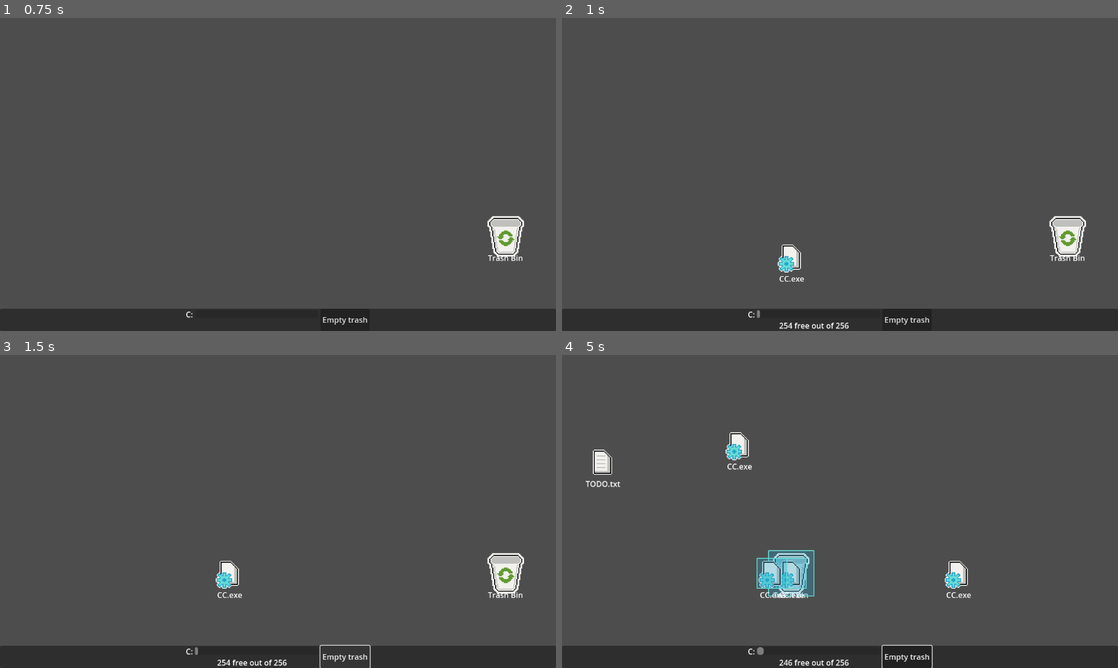
Above: before the commit, frames 1-4 (two rows, left to right).
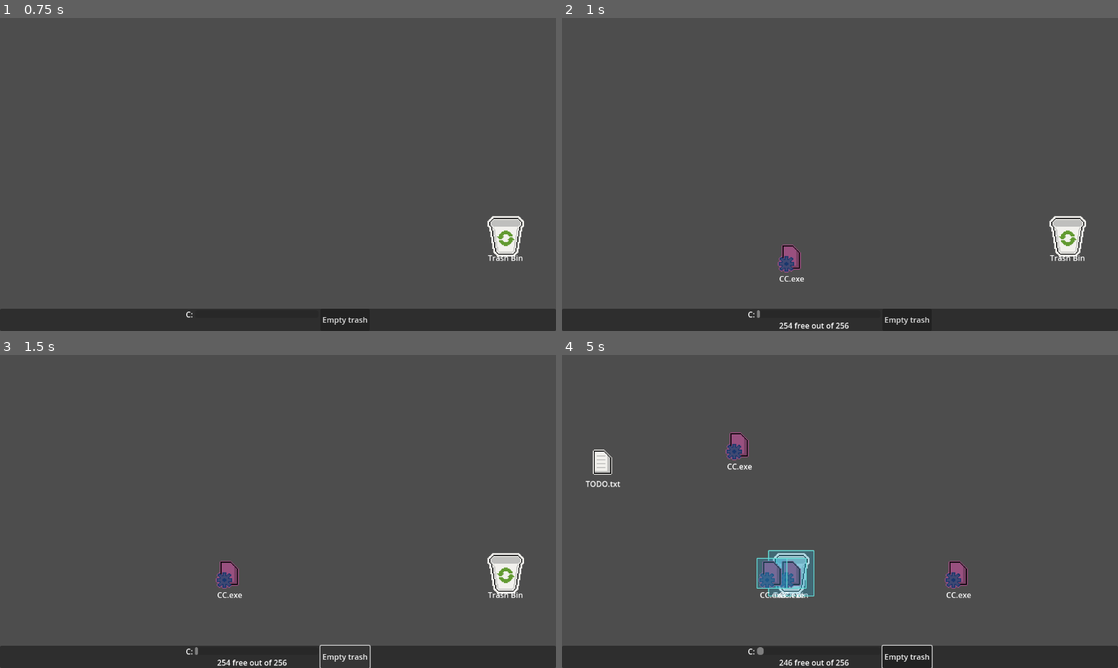
Above: after the commit, the same moments.

Repository: VileOar/ludum-dare-54
Game: Godot game, scene res://scenes/main.tscn
Same seed, same stepped clock (60 frames per second), same inputs: the game is played once before the commit and once after it.
Inputs (mouse positions are in pixels of both pictures, inside the frame that each line leads up to):
- Up to frame 1 (0.75 s): click "Ok" at 0.5 s
- Up to frame 2 (1 s): no input
- Up to frame 3 (1.5 s): click "Empty trash" at 1.25 s
- Up to frame 4 (5 s): click "Empty trash" at 2 s; click "Empty trash" at 2.75 s; tap Enter at 3.5 s; drag from (1067, 574) to (789, 574) at 3.52 s; drag from (728, 527) to (789, 574) at 4.27 s

Frame 1 is identical in both runs. In frame 2, 0.3% of the frame differs, in the area x 38-43%, y 72-82%; in frame 3, 0.3%; in frame 4, 1.1%, in the area x 29-73%, y 24-75%.

Commit message:
refactored corrupted folder; added modulate

Diff:
--- a/scripts/autoloads/global.gd
+++ b/scripts/autoloads/global.gd
@@ -19,6 +19,7 @@
 var bounds_rect : Rect2
 
 
+const EXPLODE_SPEED = 480.0
 
 const file_properties = {
 	FileTypes.NORMAL: [
--- a/scripts/autoloads/signal_manager.gd
+++ b/scripts/autoloads/signal_manager.gd
@@ -14,11 +14,10 @@
 
 ## Corrupted Files signals
 signal change_spawn_time(time)
-signal explode_folder(quantity)
+signal explode_files(origin_point, quantity)
 
 ## Spawning stuffs
 
 ## this signal is emitted periodically with a file type by the file spawner[br]
 ## the desktop should be in charge of actually creating the file node and randomly populating it
 signal new_file(file_type)
-signal explode_files(origin_point)
--- a/scripts/corrupted_file.gd
+++ b/scripts/corrupted_file.gd
@@ -4,6 +4,10 @@
 const EXPLODE_QUANTITY = 10
 
 var type : Global.FileTypes
+
+func _ready():
+	super._ready()
+	_anim.modulate = Color("a15589")
 
 func delete():
 	match type:
@@ -19,4 +23,4 @@
 
 ## Explode Files
 func explode_files():
-	SignalManager.explode_folder.emit(EXPLODE_QUANTITY)
+	SignalManager.explode_files.emit(global_position, EXPLODE_QUANTITY)
--- a/scripts/draggable_file.gd
+++ b/scripts/draggable_file.gd
@@ -23,7 +23,8 @@
 
 @export var move_dir := Vector2.ONE
 @export var speed := 0.0
-@export var drag := 6.0
+
+@export var drag := 16.0
 
 # Called when the node enters the scene tree for the first time.
 func _ready():
--- a/scripts/systems/desktop.gd
+++ b/scripts/systems/desktop.gd
@@ -14,13 +14,31 @@
 
 func _ready():
 	SignalManager.new_file.connect(_on_new_file)
+	SignalManager.explode_files.connect(_on_explode_files)
 	Global.bounds_rect = Rect2(_bounds_rect.position, _bounds_rect.size)
 
 
 func _on_new_file(file_type):
 
 	var file_pos = _get_position_within_bounds()
-	var new_file
+
+	_create_file(file_type, file_pos, Vector2.ZERO, 0.0)
+
+
+func _on_explode_files(origin_point : Vector2, quantity : int):
+
+	var values = Global.FileTypes.values()
+	for i in range(quantity):
+		var type = values[randi() % values.size()]
+
+		var angle = randf() * 2 * PI
+		_create_file(type, origin_point, Vector2.RIGHT.rotated(angle), Global.EXPLODE_SPEED)
+
+
+# --- || INTERNAL || ---
+
+func _create_file(file_type : int, file_pos : Vector2, move_dir : Vector2, speed : float):
+	var new_file : DraggableFile
 	match file_type:
 		Global.FileTypes.NORMAL:
 			new_file = file_scene.instantiate()
@@ -31,26 +49,22 @@
 			new_file = corrupted_files_scene.instantiate()
 			new_file.type = Global.FileTypes.CORRUPTED_FOLDER
 
+	if new_file == null:
+		push_error("file type not found")
+		return
+
 	var files_properties = Global.file_properties[file_type]
 	var properties = files_properties[randi() % files_properties.size()]
 
-	_create_file(new_file, file_pos, properties)
+	new_file.position = file_pos
+	new_file.move_dir = move_dir
+	new_file.speed = speed
+	new_file.file_size = properties["size"]
 
+	_files_holder.add_child(new_file)
 
-func _on_explode_files(origin_point : Vector2):
-	pass
-
-
-# --- || INTERNAL || ---
-
-func _create_file(file_instance : DraggableFile, file_pos : Vector2, properties : Dictionary):
-	file_instance.position = file_pos
-	file_instance.file_size = properties["size"]
-
-	_files_holder.add_child(file_instance)
-
-	file_instance.text = properties["name"]
-	file_instance.set_icon(properties["anim_name"])
+	new_file.text = properties["name"]
+	new_file.set_icon(properties["anim_name"])
 
 
 ## return a position within desktop bounds
--- a/scripts/systems/file_spawner.gd
+++ b/scripts/systems/file_spawner.gd
@@ -6,7 +6,6 @@
 
 func _ready():
 	SignalManager.change_spawn_time.connect(change_spawn_time)
-	SignalManager.explode_folder.connect(create_files)
 
 ## if this variable is true, spawn files periodically
 var enable_spawning : bool = true:
@@ -33,12 +32,5 @@
 	spawn_rate_timer.start(3.0)
 
 
-func create_files(quantity):
-	var values = Global.FileTypes.values()
-	for i in range(quantity):
-		var type = values[randi() % values.size()]
-		SignalManager.new_file.emit(type)
-
-
 func _on_spawn_rate_timer_timeout():
 	spawn_time = 1.0
